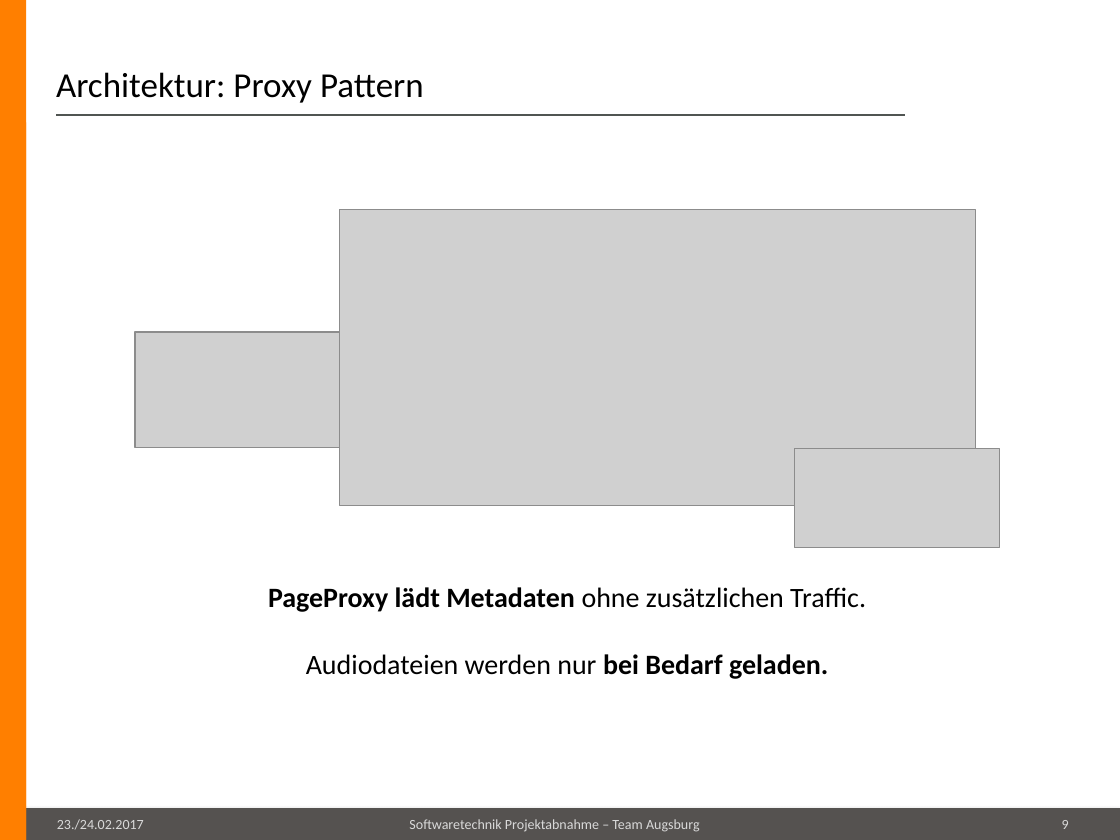
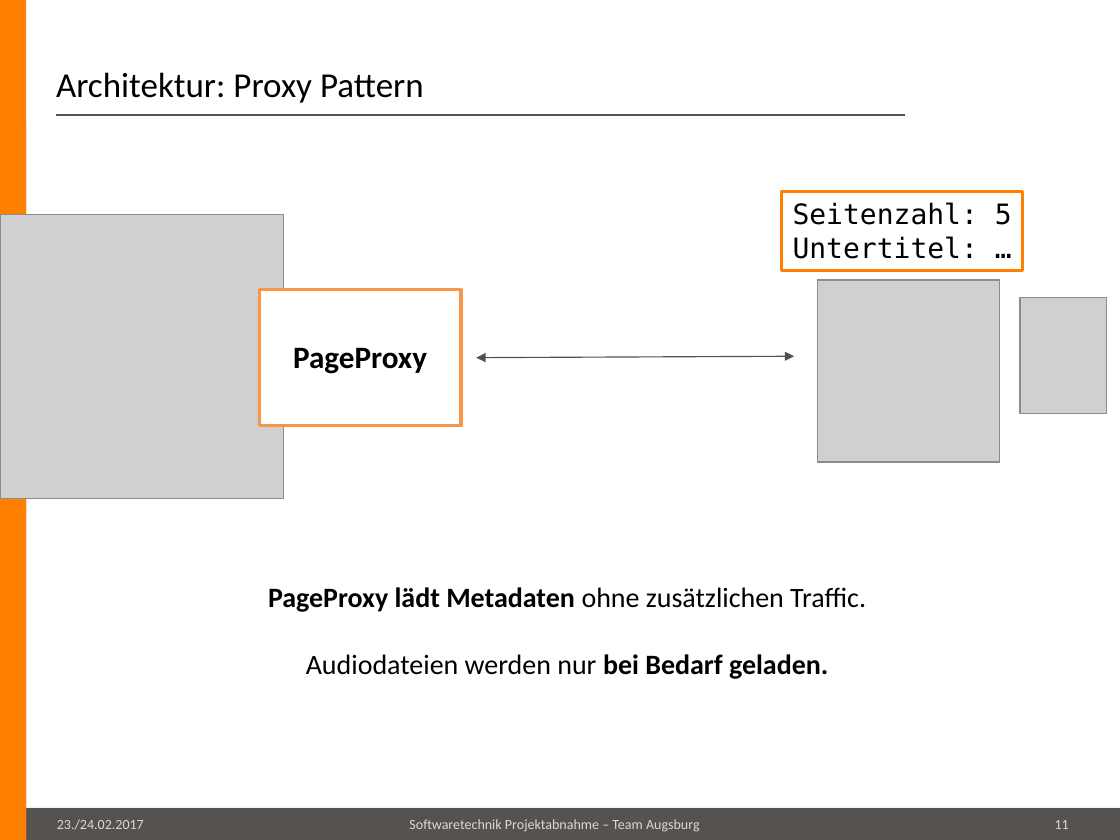
Before and after one commit to maul-esel/swt-projekt, a slide deck: slide 11 of Lingvo/Abgabe/präsentation.pptx (slide 9 before the commit). Drawn at 1120x840 pixels with LibreOffice and Linux fonts; fonts in the diff are those of the drawing; grey boxes stand for pictures; background and template pictures are left out. Boxes give left, top, right and bottom in pixels: in the first picture for what was removed or moved away, otherwise in the second. Text is boxed around its words. In the diff, an @@ line names an element or a change of style, - is before the commit and + after.

```diff
--- a/Lingvo/Abgabe/präsentation.pptx
+++ b/Lingvo/Abgabe/präsentation.pptx
@@ picture removed at [339,209,976,505] @@
@@ rectangle added at [782,192,1024,271], fill #FFFFFF, outline #FF7F00 2 pt, 18 pt, text #000000 @@
+Seitenzahl: 5
+Untertitel: …
@@ picture added at [0,214,283,497] @@
@@ rectangle added at [259,289,460,426], fill #FFFFFF, outline #F79646 2 pt @@
@@ picture added at [818,280,1000,461] @@
@@ picture added at [1020,298,1108,414] @@
@@ picture removed at [136,332,340,447] @@
@@ text added at [293,347,427,374], 20 pt, text #000000, bold @@
+PageProxy
@@ double arrow added from (476, 357) to (794, 356), #4E5350 0.75 pt @@
@@ picture removed at [794,449,999,548] @@
@@ page number at [1055,820,1069,829]: text changed @@
-9
+11
```
Also in this commit, not shown: 5 other slides changed, 3 slides added, 1 slide removed.
